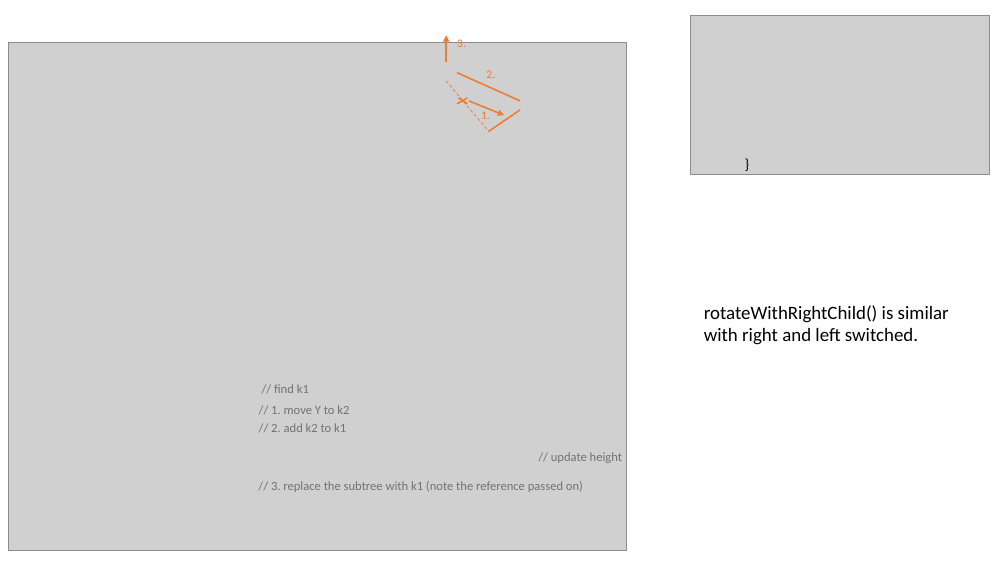
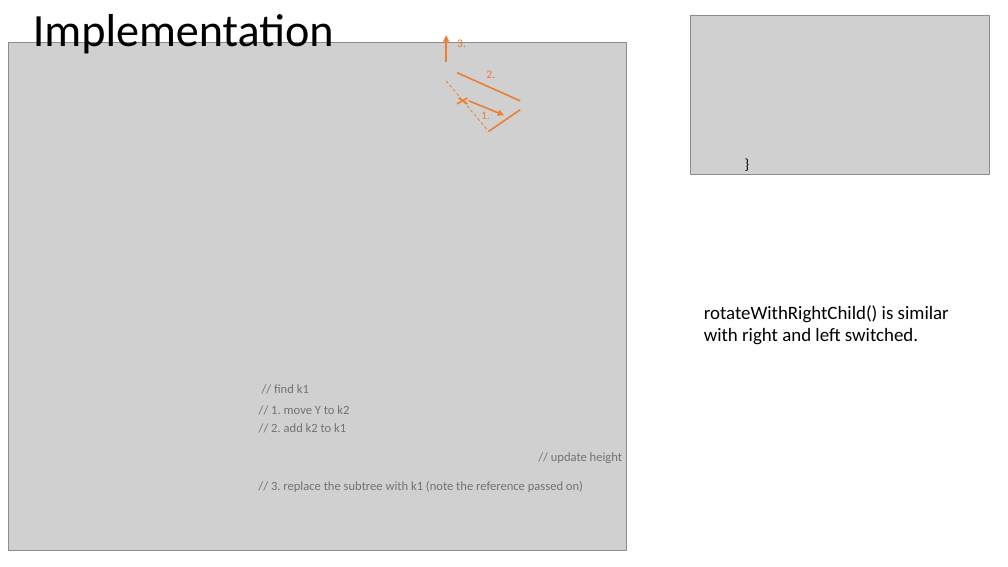
Before and after one commit to mhahsler/CS2341, a slide deck: slide 9 of Chapter4_Trees/slides/AVL_trees.pptx. Drawn at 1008x567 pixels with LibreOffice and Linux fonts; fonts in the diff are those of the drawing; grey boxes stand for pictures. Boxes give left, top, right and bottom in pixels: in the first picture for what was removed or moved away, otherwise in the second. Text is boxed around its words. In the diff, an @@ line names an element or a change of style, - is before the commit and + after.

```diff
--- a/Chapter4_Trees/slides/AVL_trees.pptx
+++ b/Chapter4_Trees/slides/AVL_trees.pptx
@@ text added at (33, 14, 334, 54), 44 pt, text #000000 @@
+Implementation
```
Also in this commit, not shown: 4 other slides changed, 1 other file.
